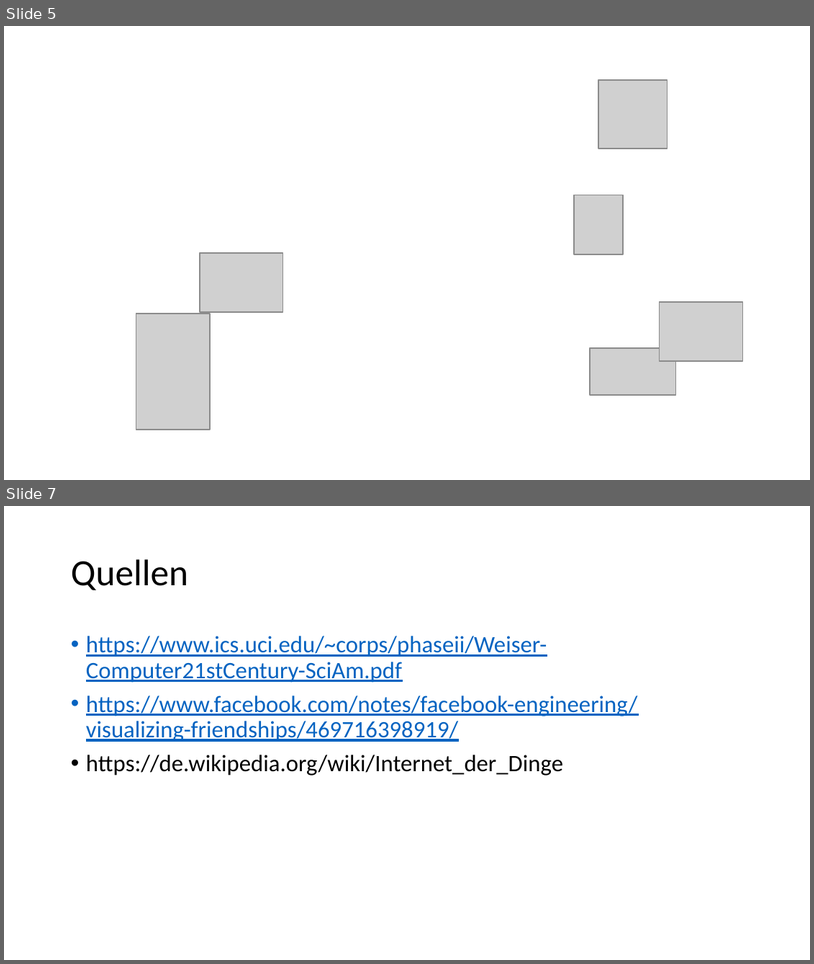
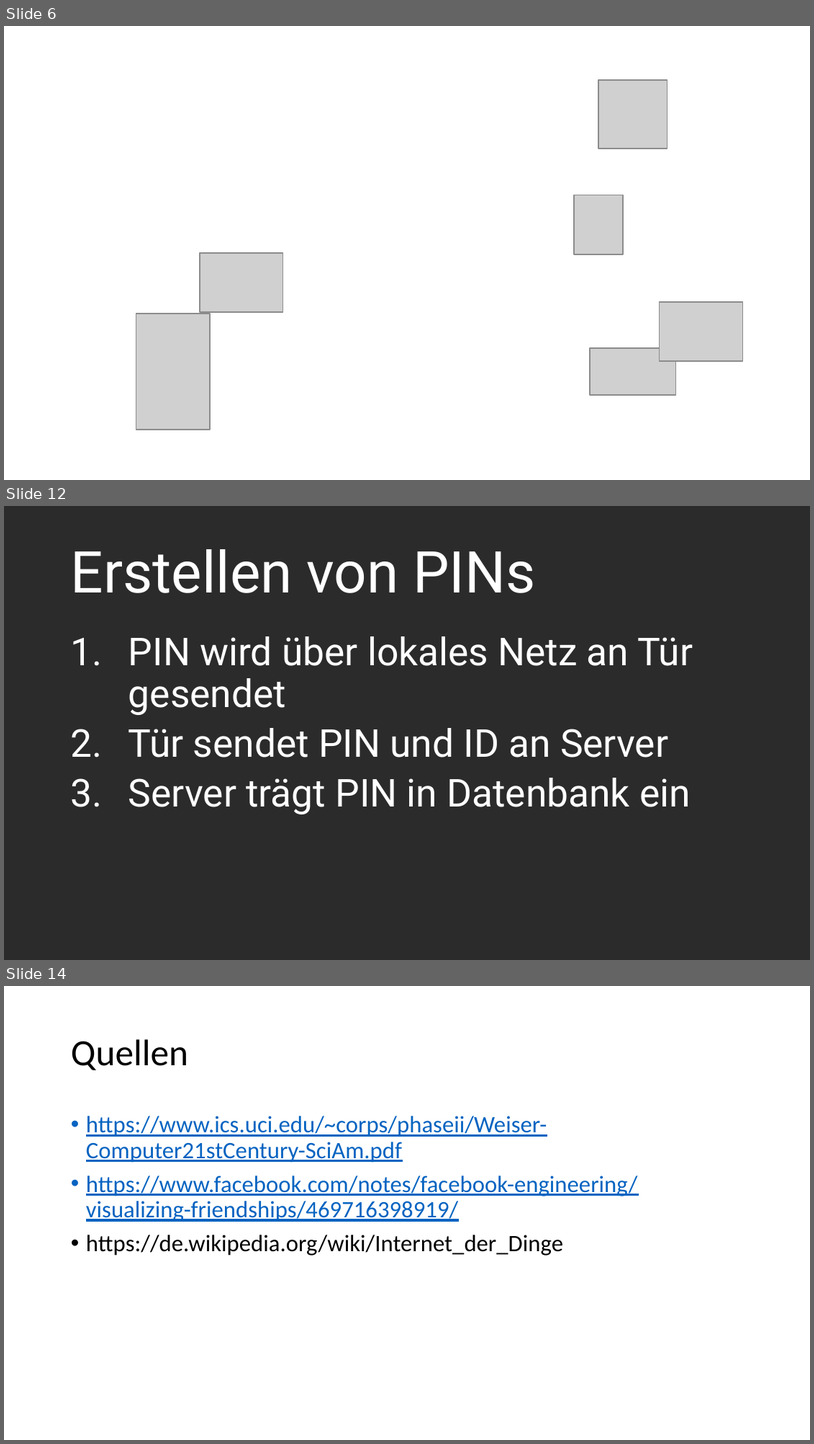
Before and after one commit to ottojo/entryManagement, a slide deck: Internet of Things.pptx. Shown one above the other, each under a label of ours: slides 5 and 7 before the commit, slides 6, 12 and 14 after it; the slides between them are not shown. The pictures are 814x964 and 814x1444 pixels, drawn with LibreOffice and Linux fonts; fonts in the diff are those of the drawing; grey boxes stand for pictures; background and template pictures are left out; a plain dark background stands for a picture behind light text. Boxes give left, top, right and bottom in pixels: in the first picture for what was removed or moved away, otherwise in the second. Text is boxed around its words. In the diff, an @@ line names an element or a change of style, - is before the commit and + after.

```diff
--- a/Internet of Things.pptx
+++ b/Internet of Things.pptx
@@ slide 12 added at [4, 506, 810, 960], background picture (left out) @@
@@ title added at [71, 549, 535, 593], 36 pt, text #FFFFFF @@
+Erstellen von PINs
@@ text added at [129, 636, 693, 814], 24 pt, text #FFFFFF @@
+1. PIN wird über lokales Netz an Tür gesendet
+2. Tür sendet PIN und ID an Server
+3. Server trägt PIN in Datenbank ein
@@ what was slide 5 is now slide 6 @@
@@ what was slide 7 is now slide 14 @@
```
Also in this commit, not shown: 6 other slides added.
